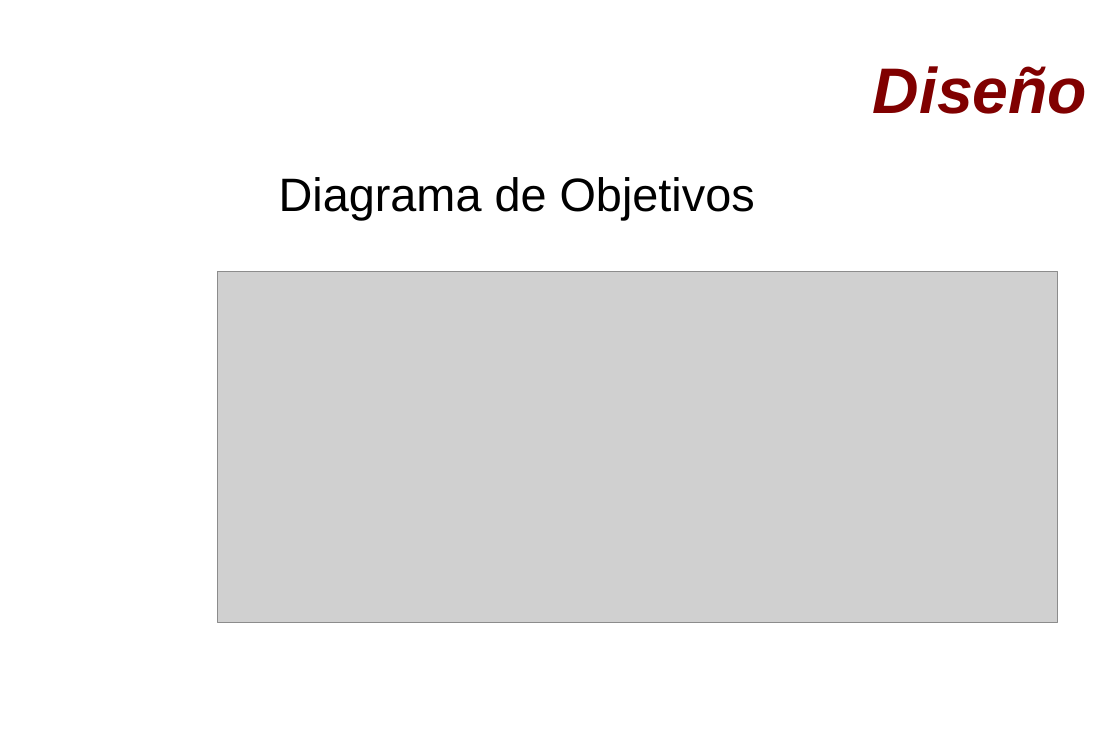
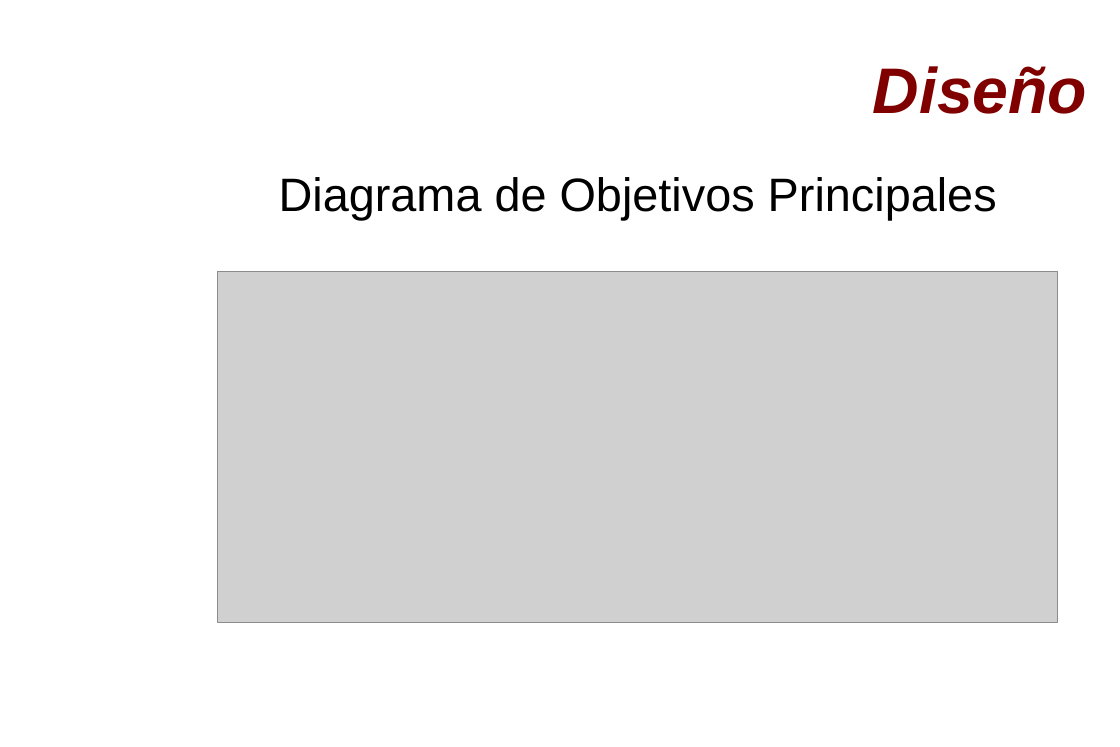
Before and after one commit to OrionGG/masterai, a slide deck: slide 9 of AI/AISubject/presentacion.ppt. Drawn at 1120x747 pixels with LibreOffice and Linux fonts; fonts in the diff are those of the drawing; grey boxes stand for pictures; background and template pictures are left out. Boxes give left, top, right and bottom in pixels: in the first picture for what was removed or moved away, otherwise in the second. Text is boxed around its words. In the diff, an @@ line names an element or a change of style, - is before the commit and + after.

```diff
--- a/AI/AISubject/presentacion.ppt
+++ b/AI/AISubject/presentacion.ppt
@@ text at [279,177,997,220]: text changed @@
-Diagrama de Objetivos
+Diagrama de Objetivos Principales
```
Also in this commit, not shown: 5 other slides changed.
